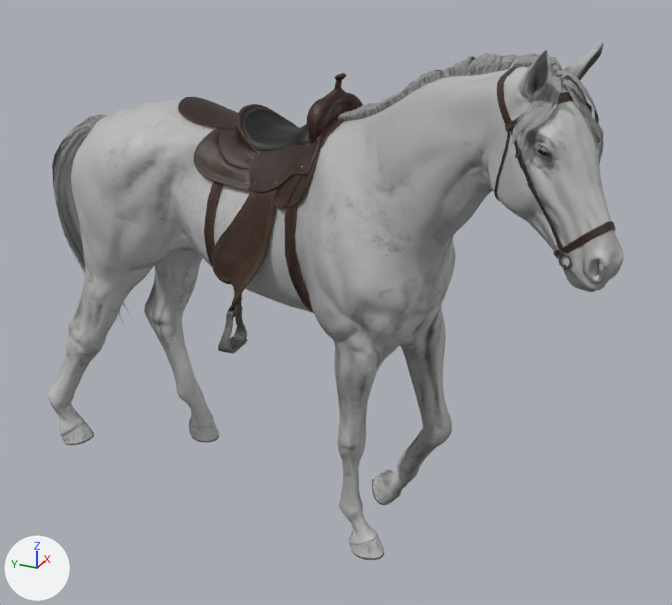
The glTF model public/real/horse.glb: old version first, new version second.
Rendered twice from a camera (50 mm lens) standing at (-3.02, -2.58, 2.42) and looking at (-0.15, -1.29, 0.98). Arrows for +X, +Y and +Z are at lower left; the lights stay in place. The first picture is the older version. Where no turn or scale is listed for an object, it has been applied to the vertices. Vertices at exactly the same position are counted once.

The first picture shows 'Bridle_Saddle_0', 'Saddle1_Saddle_0', 'Stallion_Hair_0', 'Stallion_Horse_0' and 2 more.
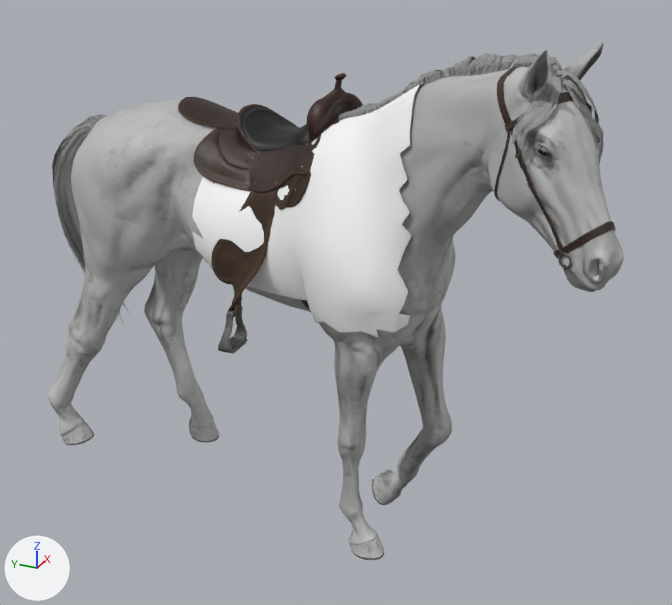
Changed parts and their boxes [x1, y1, x2, y2] in the pictures (672 x 605 px):
part 1 of me_stallion_horse_0, added: after [192, 82, 424, 337]

The change, as a diff of the scene's bpy script:
```diff
--- a/public/real/horse.glb.py
+++ b/public/real/horse.glb.py
@@ mat_pad @@
+mat_pad = principled_material('Pad')
+mat_pad.base_color = (1.0, 1.0, 1.0)  # white #ffffff
+mat_pad.roughness = 0.9
@@ me_stallion_horse_0 @@
 # used by ob_stallion_horse_0; location = (0.0, 0.0, 0.01)
-me_stallion_horse_0.from_pydata(...)  # 6342 vertices, 12602 faces; spans x -0.74..0.32, y -2.34..0.14, z 0.0..2.03
+me_stallion_horse_0.from_pydata(...)  # 6870 vertices, 13549 faces; spans x -0.74..0.32, y -2.34..0.14, z 0.0..2.03
+# me_stallion_horse_0 part 1: a new loose piece of 528 vertices spanning x -0.49..0.29, y -1.7..-0.76, z 1.0..1.85, in mat_pad (white #ffffff)
 me_stallion_horse_0.materials.append(mat_horse)
+me_stallion_horse_0.materials.append(mat_pad)  # white #ffffff
```
